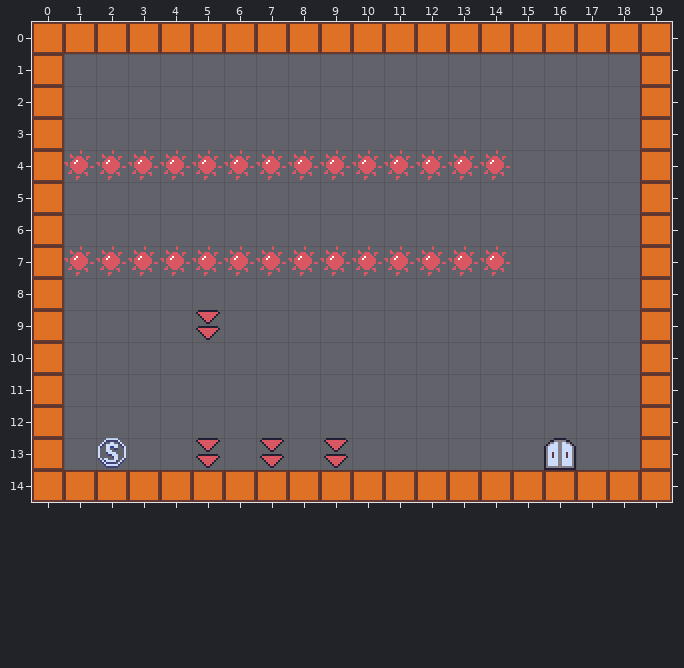
Tiled map, stored at InstantDeath/assets/data/001.tmx. Above is the file before it was changed.
Cells are 16x16 px. Shown: x 0..19, y 0..14.
Once edited:
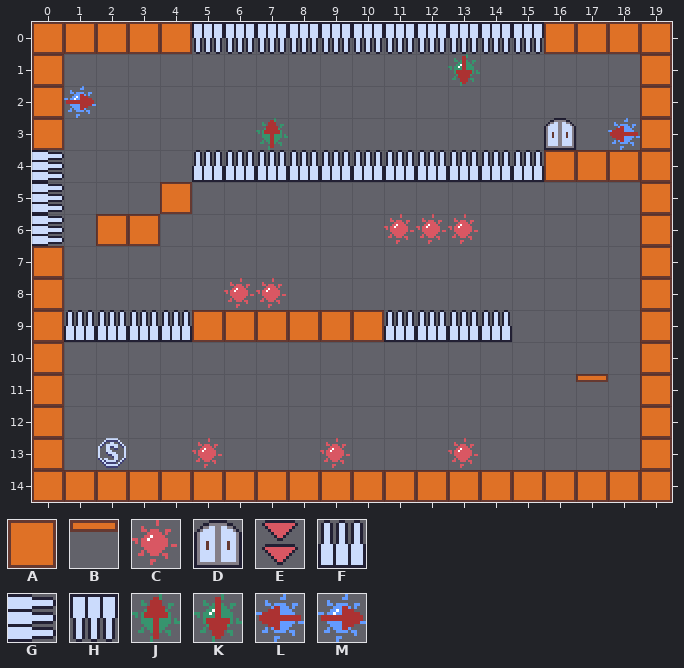
Key: from "tileset": A 0, B 1, C 9, D 11, E 15, F 16, G 18, H 19, J 20, K 21, L 22, M 23.
_ is an empty cell.
The edit:
Layer "object":
Tile A replaces tile E in row 9 at x 5.
Tile A is added in row 4 at x 16 to 18; in row 5 at x 4; in row 6 at x 2 to 3; in row 9 at x 6 to 10.
Tile B is added in row 11 at x 17.
Tile C replaces tile E in row 13 at x 5 and 9.
Tile C is added in row 6 at x 11 to 13; in row 8 at x 6 to 7; in row 13 at x 13.
Tile D is added in row 3 at x 16.
Tile F replaces tile C in row 4 at x 5 to 14.
Tile F is added in row 4 at x 15; in row 9 at x 1 to 4 and 11 to 14.
Tile G replaces tile A in rows 4 to 6 at x 0.
Tile H replaces tile A in row 0 at x 5 to 15.
Tile J is added in row 3 at x 7.
Tile K is added in row 1 at x 13.
Tile L is added in row 3 at x 18.
Tile M is added in row 2 at x 1.
The author cleared tile C in row 4 at x 1 to 4; in row 7 at x 1 to 14.
The author cleared tile D in row 13 at x 16.
The author cleared tile E in row 13 at x 7.
